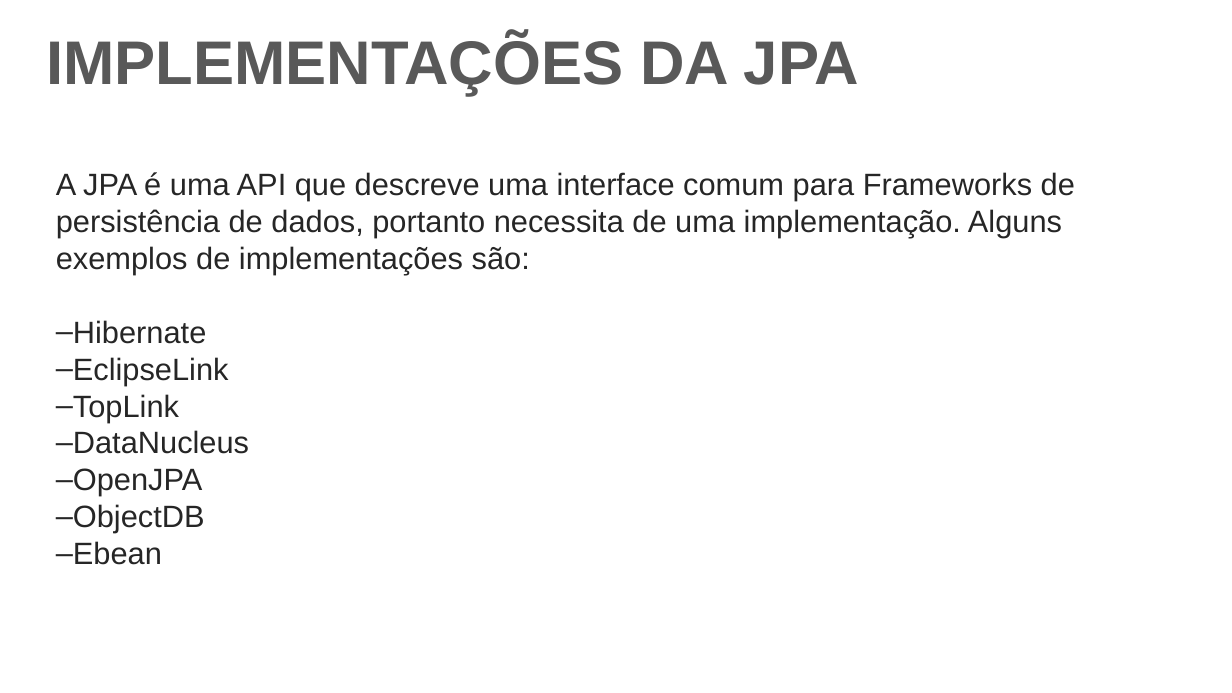
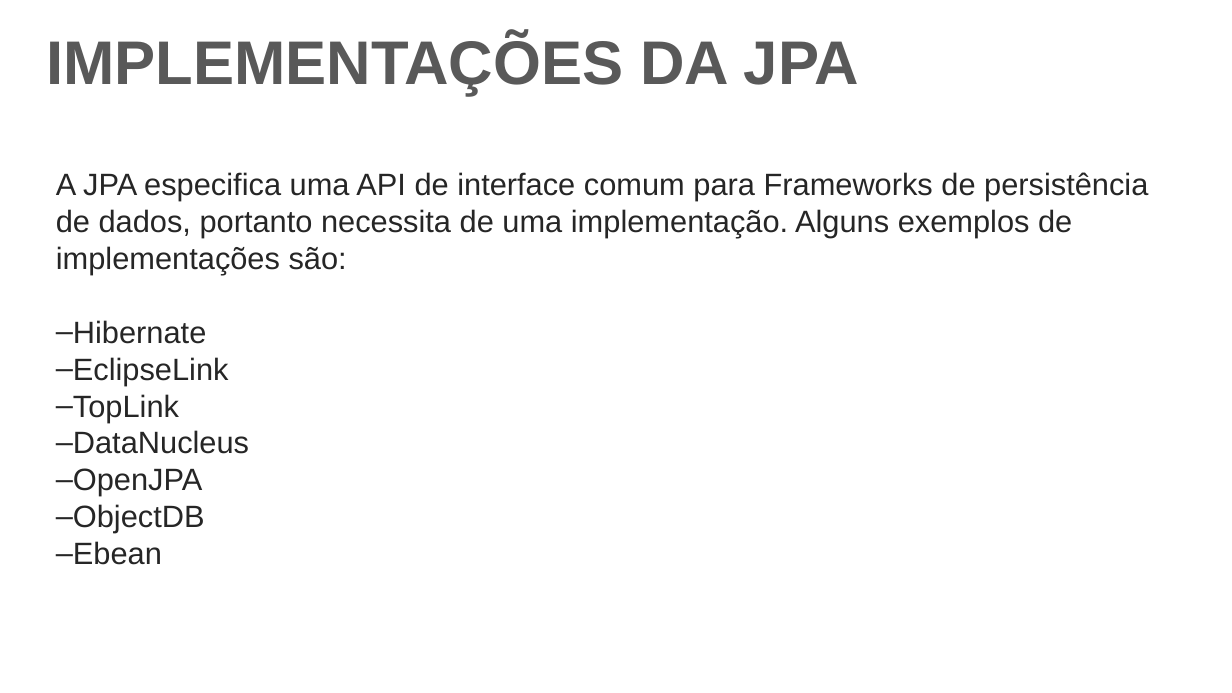
Before and after one commit to DeehSlash/apresentacao-jpa, a slide deck: slide 12 of Apresentação.pptx. Drawn at 1232x693 pixels with LibreOffice and Linux fonts; fonts in the diff are those of the drawing; background and template pictures are left out. Boxes give left, top, right and bottom in pixels: in the first picture for what was removed or moved away, otherwise in the second. Text is boxed around its words. In the diff, an @@ line names an element or a change of style, - is before the commit and + after.

```diff
--- a/Apresentação.pptx
+++ b/Apresentação.pptx
@@ text at [56,172,1148,274]: text changed @@
-A JPA é uma API que descreve uma interface comum para Frameworks de
-persistência de dados, portanto necessita de uma implementação. Alguns
-exemplos de implementações são:
+A JPA especifica uma API de interface comum para Frameworks de persistência
+de dados, portanto necessita de uma implementação. Alguns exemplos de
+implementações são:
```
Also in this commit, not shown: 1 other slide changed.
